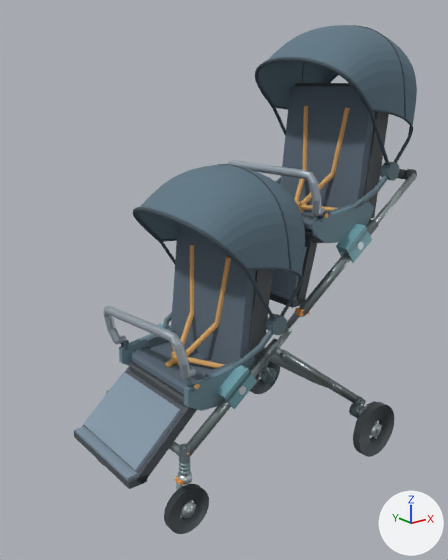
The glTF model models/double_cabin/D02_w550_state1_wheel_S.glb as it was, and as the next commit left it.
The view is the same before and after, from a camera (50 mm lens) standing at (-0.82, -1.537, 1.302) and looking at (0.411, 0.001, 0.686). The axes (+X, +Y, +Z) are drawn at lower right. The lights are the same throughout. The older version comes first. Where no turn or scale is listed for an object, it has been applied to the vertices. Vertices at exactly the same position are counted once.

The first picture shows 'D02_Front', 'D02_Front_Backrest', 'D02_Front_Canopy', 'D02_Front_CanopyHinges', 'D02_Front_CanopyStay', 'D02_Front_FullGuard', 'D02_Front_Legrest', 'D02_Front_Shell', 'D02_Front_ShoulderStraps', 'D02_Rear', 'D02_Rear_Backrest', 'D02_Rear_Canopy', 'D02_Rear_CanopyHinges', 'D02_Rear_CanopyStay', 'D02_Rear_Legrest', 'D02_Rear_Shell', 'FL_tire.002', 'RL_tire.002' and 29 more.
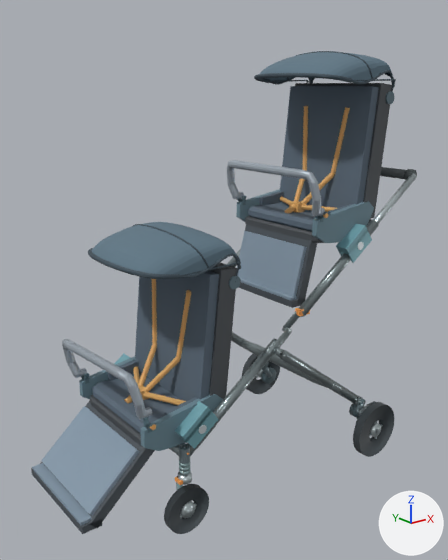
Commit message: Mount D02 canopies to the backrests and relocate front receivers

Pixel boxes (x1, y1, x2, y2) of what changed, in the pictures (448 x 560 px):
'D02_Front_Canopy', reshaped, moved (11% narrower, 61% shorter): before (133, 164, 305, 320); after (88, 222, 241, 282)
'D02_Front_Backrest', moved: before (171, 223, 273, 373); after (135, 262, 238, 401)
'D02_Front_Legrest', moved: before (74, 367, 197, 489); after (31, 401, 155, 534)
'D02_Rear_Canopy', reshaped, moved (12% narrower, 68% shorter): before (255, 25, 417, 165); after (254, 51, 396, 95)
'D02_Front_Shell', moved: before (120, 329, 259, 410); after (81, 360, 198, 450)
'D02_Front', moved: before (119, 323, 257, 411); after (79, 353, 223, 451)
'D02_Front_FullGuard', moved: before (104, 306, 196, 378); after (62, 339, 152, 419)
'D02_Front_ShoulderStraps', moved: before (180, 245, 231, 357); after (138, 279, 191, 392)
'D02_Front_CanopyHinges', reshaped, moved: before (266, 314, 287, 335); after (229, 276, 241, 290)
'D02_Front_CanopyStay', deleted: before (163, 312, 274, 368)
'D02_Rear_CanopyHinges', reshaped: before (381, 162, 399, 181); after (386, 91, 395, 104)
'D02_Rear_CanopyStay', deleted: before (275, 175, 388, 209)
part 1 of me_d02_front_canopy, added: after (88, 222, 241, 282)
part 2 of me_d02_front_canopy, deleted: before (133, 164, 305, 320)
'D02_Rear_Legrest', unchanged, uncovered by the edit: before (270, 239, 317, 308); after (237, 223, 317, 308)
'D02_Rear_Shell', unchanged, uncovered by the edit: before (296, 201, 371, 243); after (237, 191, 371, 243)

The edits, one by one:
me_d02_front_canopy is used by ob_d02_front_canopy; parent ob_d02_front_canopycarrier; location (0.0, 0.0, 0.0).
me_d02_front_canopy had 1527 vertices, 2960 faces and spanned x -0.308..0.13, y -0.24..0.24, z -0.454..0.026.
me_d02_front_canopy now has 1543 vertices, 3008 faces and spans x -0.17..0.179, y -0.202..0.202, z 0.388..0.559.
me_d02_front_canopy part 1: 1543 vertices added at x -0.17..0.179, y -0.202..0.202, z 0.388..0.559.
me_d02_front_canopy part 2: 1527 vertices removed from x -0.308..0.13, y -0.24..0.24, z -0.454..0.026.
me_d02_front_canopyhinges is used by ob_d02_front_canopyhinges; parent ob_d02_front_canopycarrier; location (0.0, 0.0, 0.0).
me_d02_front_canopyhinges had 52 vertices, 96 faces and spanned x -0.031..0.031, y -0.237..0.237, z -0.481..-0.419.
me_d02_front_canopyhinges now has 52 vertices, 96 faces and spans x 0.11..0.152, y -0.202..0.202, z 0.368..0.41.
me_d02_front_canopyhinges part 3: the loose piece of 26 vertices spanning x -0.031..0.031, y -0.237..-0.205, z -0.481..-0.419 is scaled about its middle by (0.677, 0.687, 0.677), then moved by (0.131, 0.03, 0.839).
Other edits to the shape of me_d02_front_canopyhinges do not show in these pictures.
me_d02_rear_canopy is used by ob_d02_rear_canopy; parent ob_d02_rear_canopycarrier; location (0.0, 0.0, 0.0).
me_d02_rear_canopy had 1527 vertices, 2960 faces and spanned x -0.308..0.13, y -0.24..0.24, z -0.004..0.476.
me_d02_rear_canopy now has 1543 vertices, 3008 faces and spans x -0.17..0.179, y -0.202..0.202, z 0.388..0.559.
me_d02_rear_canopy part 4: 1527 vertices removed from x -0.308..0.13, y -0.24..0.24, z -0.004..0.476; 1543 vertices added at x -0.17..0.179, y -0.202..0.202, z 0.388..0.559.
me_d02_rear_canopyhinges is used by ob_d02_rear_canopyhinges; parent ob_d02_rear_canopycarrier; location (0.0, 0.0, 0.0).
me_d02_rear_canopyhinges had 52 vertices, 96 faces and spanned x -0.031..0.031, y -0.237..0.237, z -0.031..0.031.
me_d02_rear_canopyhinges now has 52 vertices, 96 faces and spans x 0.11..0.152, y -0.202..0.202, z 0.368..0.41.
me_d02_rear_canopyhinges part 5: the loose piece of 26 vertices spanning x -0.031..0.031, y -0.237..-0.205, z -0.031..0.031 is scaled about its middle by (0.677, 0.687, 0.677), then moved by (0.131, 0.03, 0.389).
Other edits to the shape of me_d02_rear_canopyhinges do not show in these pictures.
Object 'D02_Front' (ob_d02_front) moves from (0.289, 0.0, 0.411) to (0.137, 0.0, 0.334).
Object 'D02_Front_FullGuard' (ob_d02_front_fullguard) moves from (0.111, -0.198, 0.511) to (-0.041, -0.198, 0.434).
In object 'D02_Front_Canopy' (ob_d02_front_canopy), parent goes from ob_d02_front_canopycarrier to ob_d02_front_backrest.
In object 'D02_Front_CanopyHinges' (ob_d02_front_canopyhinges), parent goes from ob_d02_front_canopycarrier to ob_d02_front_backrest.
Object 'D02_Front_CanopyStay' (ob_d02_front_canopystay) is deleted.
Object 'D02_Front_Legrest' (ob_d02_front_legrest) moves from (0.145, 0.0, 0.373) to (-0.007, 0.0, 0.296).
Object 'D02_Front_ShoulderStraps' (ob_d02_front_shoulderstraps) moves from (0.286, 0.0, 0.261) to (0.134, 0.0, 0.184).
In object 'D02_Rear_Canopy' (ob_d02_rear_canopy), parent goes from ob_d02_rear_canopycarrier to ob_d02_rear_backrest.
Object 'D02_Rear_CanopyStay' (ob_d02_rear_canopystay) is deleted.
